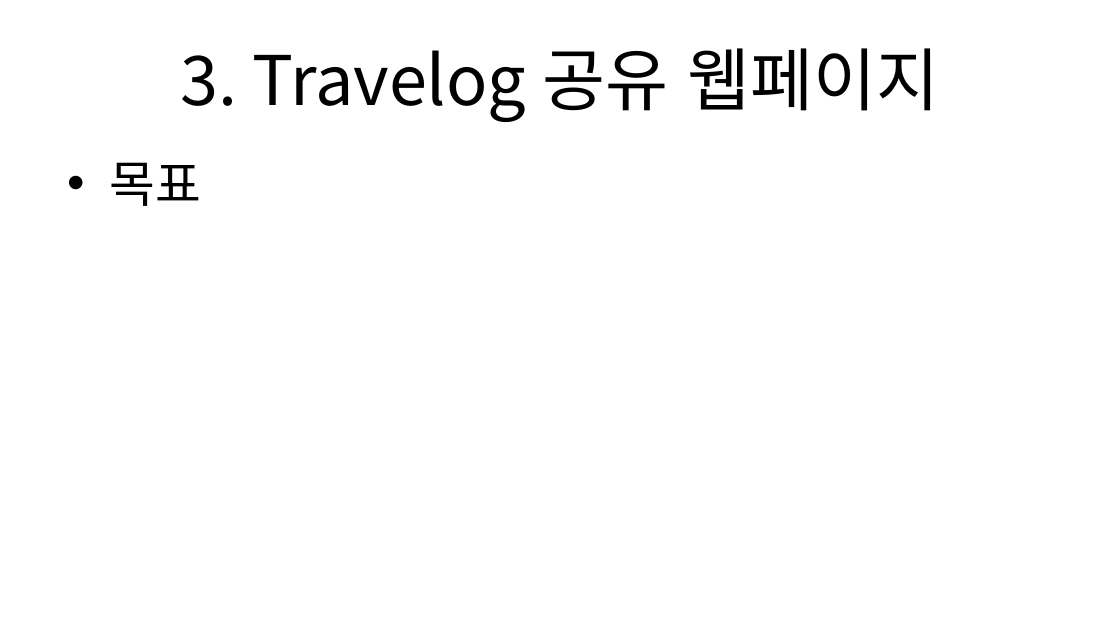
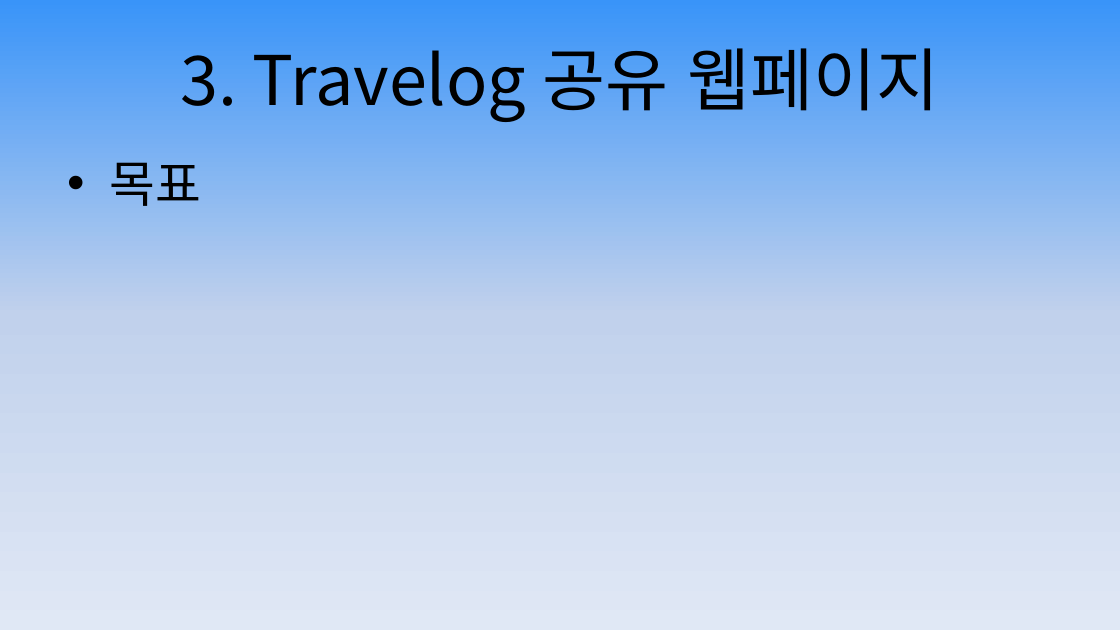
Before and after one commit to MinSikMoon/cloud-tf-ppt, a slide deck: slide 7 of Cloud TF 회고.pptx (slide 5 before the commit). Drawn at 1120x630 pixels with LibreOffice and Linux fonts; fonts in the diff are those of the drawing. Boxes give left, top, right and bottom in pixels: in the first picture for what was removed or moved away, otherwise in the second. Text is boxed around its words. In the diff, an @@ line names an element or a change of style, - is before the commit and + after.

```diff
--- a/Cloud TF 회고.pptx
+++ b/Cloud TF 회고.pptx
@@ background #FFFFFF to gradient #3994F9 to #C2D1ED to #E1E8F5 @@
```
Also in this commit, not shown: 4 other slides changed, 2 slides added.
